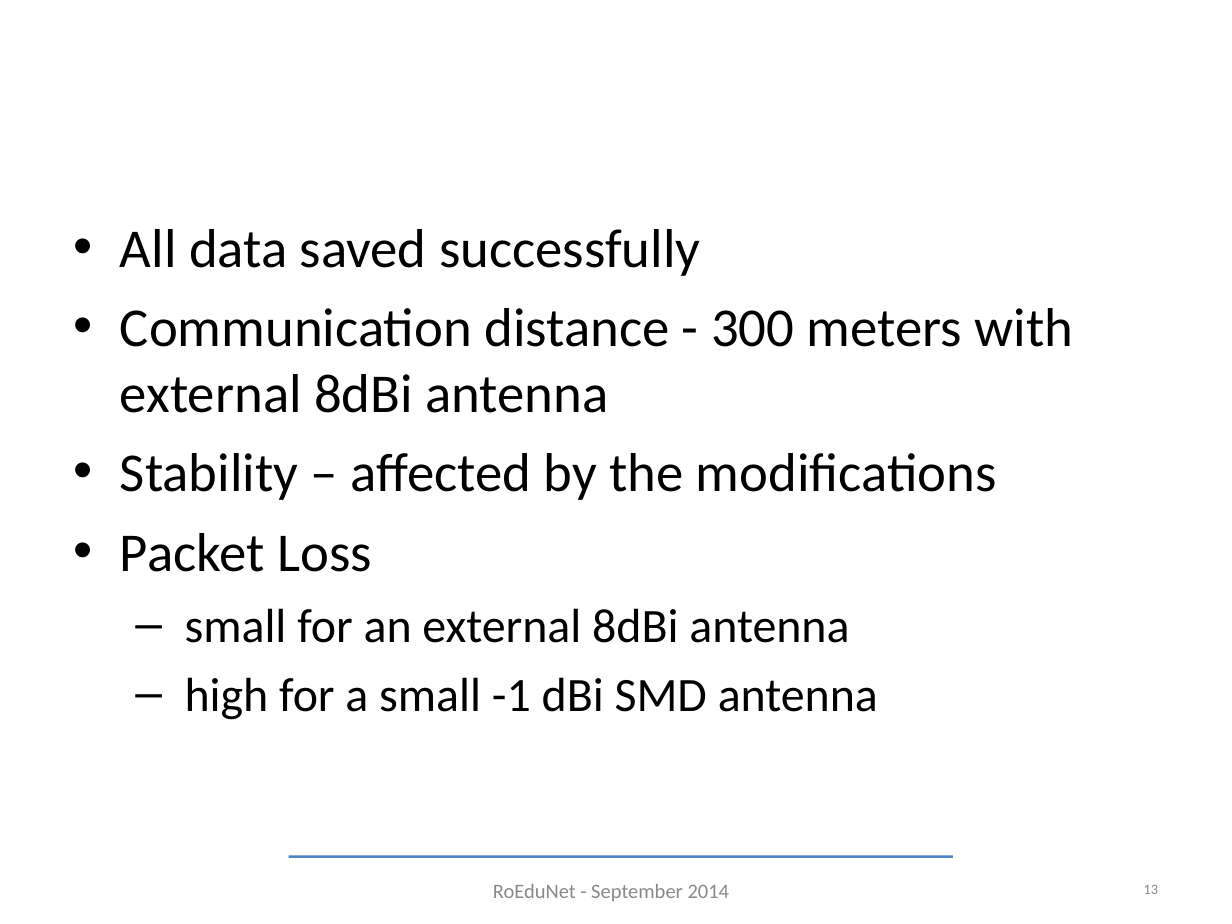
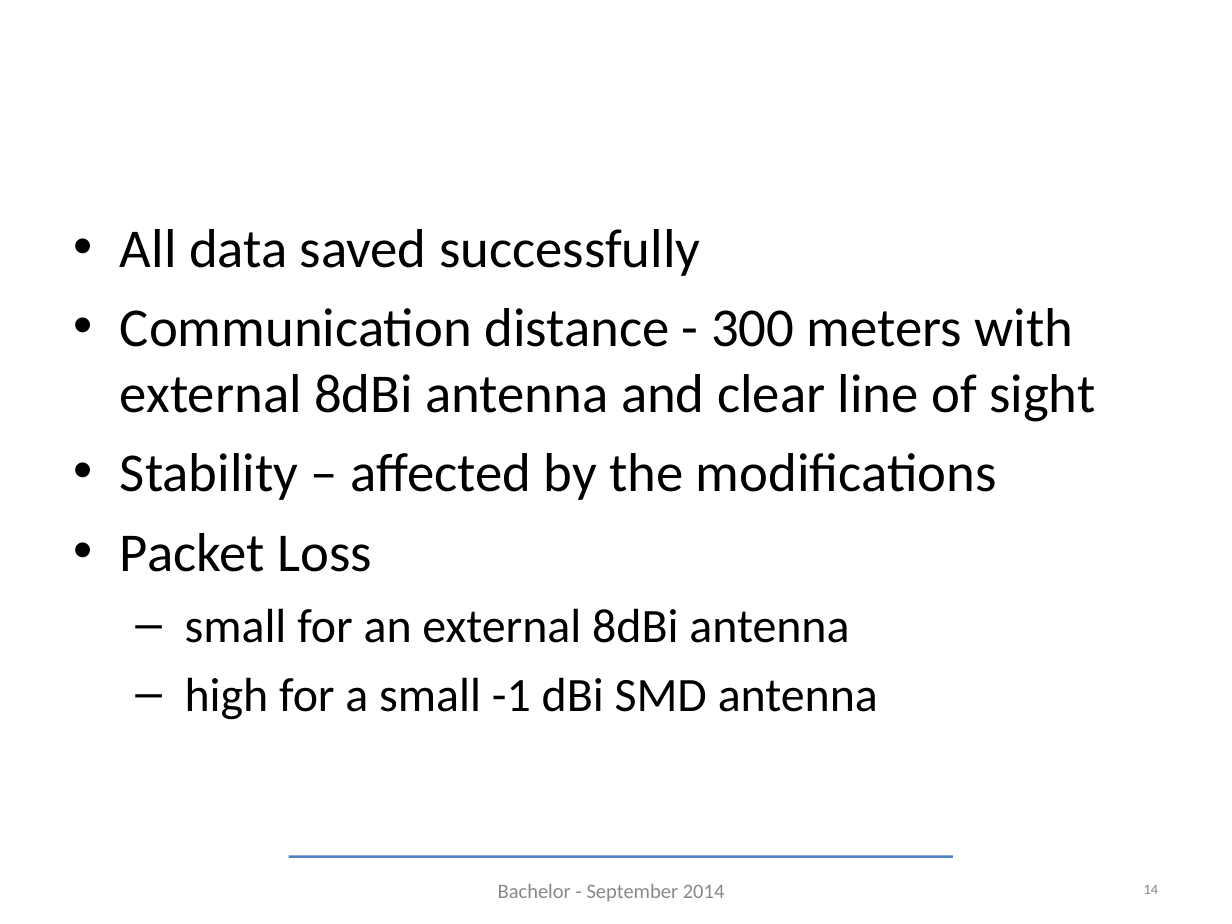
Before and after one commit to TudorVisan/Diploma, a slide deck: slide 14 of ioan.deaconu/prez/bachelor-september.ppt (slide 13 before the commit). Drawn at 1232x924 pixels with LibreOffice and Linux fonts; fonts in the diff are those of the drawing; background and template pictures are left out. Boxes give left, top, right and bottom in pixels: in the first picture for what was removed or moved away, otherwise in the second. Text is boxed around its words. In the diff, an @@ line names an element or a change of style, - is before the commit and + after.

```diff
--- a/ioan.deaconu/prez/bachelor-september.ppt
+++ b/ioan.deaconu/prez/bachelor-september.ppt
@@ text at (120,308,1095,422): text changed @@
-• Communication distance - 300 meters with external 8dBi antenna
+• Communication distance - 300 meters with external 8dBi antenna and clear line of sight
@@ text at (498,884,725,901): text changed @@
-RoEduNet - September 2014
+Bachelor - September 2014
@@ page number at (1144,885,1159,894): text changed @@
-13
+14
```
Also in this commit, not shown: 15 other slides changed, 1 slide added, 1 other file.
